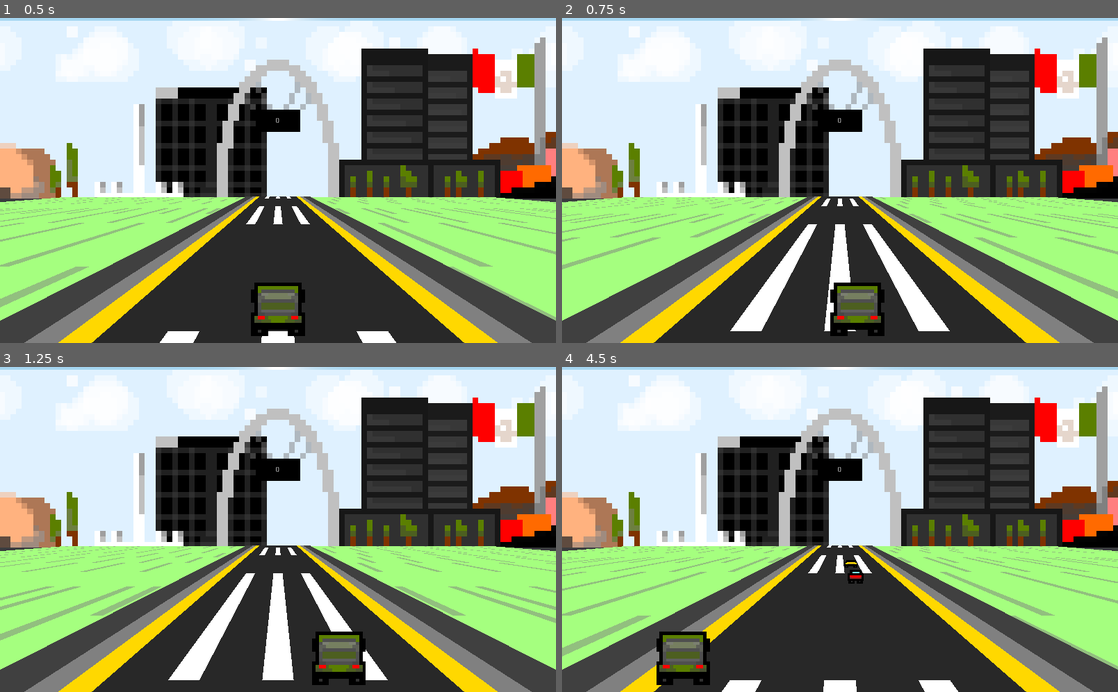
Above: before the commit, frames 1-4 (two rows, left to right).
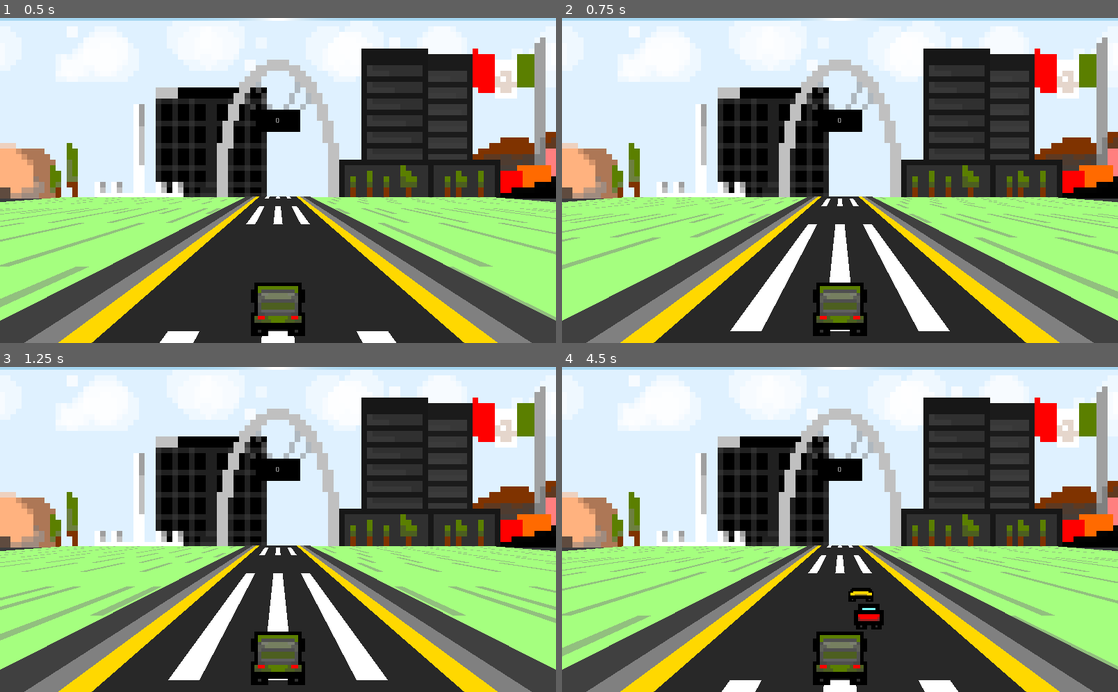
Above: after the commit, the same moments.

Repository: ClarkThyLord/Speed-Trash
Game: Godot game, scene res://src/game/game.tscn
Same seed, same stepped clock (60 frames per second), same inputs: the game is played once before the commit and once after it.
Inputs:
- Up to frame 1 (0.5 s): no input
- Up to frame 2 (0.75 s): hold Right (ui_right) from 0.53 s (still down); hold Space (action_break) from 0.53 s (still down)
- Up to frame 3 (1.25 s): keep holding Right (ui_right); keep holding Space (action_break)
- Up to frame 4 (4.5 s): release Right (ui_right) at 1.28 s; release Space (action_break) at 1.28 s; hold Left (ui_left) 1.28-2.03 s; tap Space (action_break) at 1.35, 2.85, 4.35 s; hold Right (ui_right) 2.03-2.78 s; hold Space (action_break) 2.03-2.78 s; hold Shift (action_accelerate) 2.78-3.53 s; hold Space (action_break) 3.53-4.28 s; hold Left (ui_left) from 3.53 s (still down)

Frame 1 is identical in both runs. In frame 2, 1.5% of the frame differs, in the area x 45-58%, y 81-98%; in frame 3, 2.9%; in frame 4, 3.6%, in the area x 17-58%, y 59-98%.

Commit message:
make state from ray casts
Clark was here :V

Diff:
--- a/src/garbage_truck/garbage_truck.gd
+++ b/src/garbage_truck/garbage_truck.gd
@@ -45,14 +45,26 @@
 
 
 ## Built-In Virtual Methods
-func _process(delta):
+func _physics_process(delta : float) -> void:
 	if ai:
-		print(
-				ray_front.is_colliding(),
-				ray_right.is_colliding(),
-				ray_right_most.is_colliding(),
-				ray_left.is_colliding(),
-				ray_left_most.is_colliding())
+		var state = ""
+
+		for ray in [
+					ray_front,
+					ray_right,
+					ray_right_most,
+					ray_left,
+					ray_left_most,
+				]:
+			var ray_state = "null"
+			if ray.is_colliding():
+				var obj = ray.get_collider()
+				ray_state = "(" + str(translation.distance_to(obj.translation)) + "," + str(obj.pointage) + ")"
+			state += ray_state
+
+		var state_hash = str(hash(state))
+		if not state_hash == "2092730668":
+			print(state_hash + " <= " + state)
 	else:
 		var direction := Vector3.ZERO
 		if Input.is_action_pressed("ui_right") and translation.x < 6:
--- a/src/garbage_truck/garbage_truck.tscn
+++ b/src/garbage_truck/garbage_truck.tscn
@@ -3,7 +3,7 @@
 [ext_resource path="res://src/garbage_truck/garbage_truck.gd" type="Script" id=1]
 [ext_resource path="res://assets/map/garbage_truck/gargabe_truck.png" type="Texture" id=2]
 
-[sub_resource type="Animation" id=2]
+[sub_resource type="Animation" id=1]
 resource_name = "hit"
 length = 0.6
 tracks/0/type = "value"
@@ -15,25 +15,25 @@
 tracks/0/keys = {
 "times": PoolRealArray( 0, 0.1, 0.2, 0.3, 0.4, 0.5, 0.6 ),
 "transitions": PoolRealArray( 1, 1, 1, 1, 1, 1, 1 ),
-"update": 1,
+"update": 0,
 "values": [ true, false, true, false, true, false, true ]
 }
 
-[sub_resource type="BoxShape" id=3]
+[sub_resource type="BoxShape" id=2]
 extents = Vector3( 1, 1, 0.5 )
 
 [node name="GargabeTruck" type="Area" groups=[
 "players",
 ]]
-collision_mask = 2147483649
 script = ExtResource( 1 )
+ai = true
 
 [node name="AnimationPlayer" type="AnimationPlayer" parent="."]
-anims/hit = SubResource( 2 )
+anims/hit = SubResource( 1 )
 
 [node name="CollisionShape" type="CollisionShape" parent="."]
-transform = Transform( 0.99906, 0, -0.0433578, 0, 1, 0, 0.0433578, 0, 0.99906, 0, 0, 0 )
-shape = SubResource( 3 )
+transform = Transform( 1, 0, 0, 0, 1, 0, 0, 0, 1, 0, 0, 0 )
+shape = SubResource( 2 )
 
 [node name="Sprite3D" type="Sprite3D" parent="."]
 pixel_size = 0.13
@@ -41,30 +41,31 @@
 
 [node name="RayFront" type="RayCast" parent="."]
 enabled = true
-cast_to = Vector3( 0, 0, 5 )
+cast_to = Vector3( 0, 0, 10 )
 collide_with_areas = true
 
 [node name="RayRight" type="RayCast" parent="."]
 transform = Transform( 0.866025, 0, -0.5, 0, 1, 0, 0.5, 0, 0.866025, 0, 0, 0 )
 enabled = true
-cast_to = Vector3( 0, 0, 5 )
+cast_to = Vector3( 0, 0, 10 )
 collide_with_areas = true
 
 [node name="RayRightMost" type="RayCast" parent="."]
 transform = Transform( 0.258819, 0, -0.965926, 0, 1, 0, 0.965926, 0, 0.258819, 0, 0, 0 )
 enabled = true
-cast_to = Vector3( 0, 0, 5 )
+cast_to = Vector3( 0, 0, 10 )
 collide_with_areas = true
 
 [node name="RayLeft" type="RayCast" parent="."]
 transform = Transform( 0.866025, 0, 0.5, 0, 1, 0, -0.5, 0, 0.866025, 0, 0, 0 )
 enabled = true
-cast_to = Vector3( 0, 0, 5 )
+cast_to = Vector3( 0, 0, 10 )
 collide_with_areas = true
 
 [node name="RayLeftMost" type="RayCast" parent="."]
 transform = Transform( 0.258819, 0, 0.965926, 0, 1, 0, -0.965926, 0, 0.258819, 0, 0, 0 )
 enabled = true
-cast_to = Vector3( 0, 0, 5 )
+cast_to = Vector3( 0, 0, 10 )
 collide_with_areas = true
+
 [connection signal="area_entered" from="." to="." method="_on_GargabeTruck_area_entered"]
